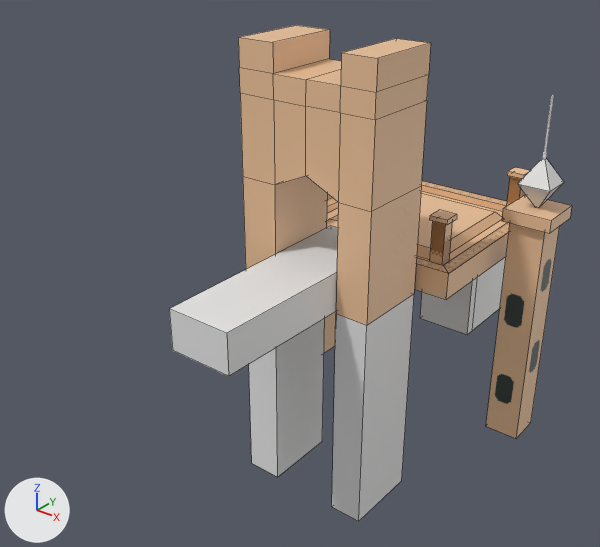
Before and after pictures for a commit that changed the Blender file Assets/Art/Models/Environment/Battlefield/mountain_blockout.blend.
Before and after are seen from a 50 mm lens placed at (37.8, -64.6, 30.6), pointed at (-3.5, -12.9, -1.5). Lighting does not change. The marker at lower left points along +X, +Y and +Z. Mesh edges are drawn as thin lines on the coarser meshes.

Script lines for the objects in view, before the commit:
```python
me_cube_006 = bpy.data.meshes.new('Cube.006')
me_cube_006.from_pydata(...)  # 16 vertices, 11 faces; spans x -2.2..2.1, y -2.2..2.2, z -11.7..11.0
me_cube_006.materials.append(mat_lateral_square_column_texture_pixel)  # picture img_lateral_square_column_texture_pixel
me_cube_011 = bpy.data.meshes.new('Cube.011')
me_cube_011.from_pydata([(10.6, 4.1, -4.5), (10.6, 4.1, -8.1), (10.2, -15.8, -4.5), (10.2, -15.8, -8.1), (4.4, 4.1, -4.5), (4.4, 4.1, -8.1), (4.6, -15.8, -4.5), (4.6, -15.8, -8.1)], [], [(0, 2, 3, 1), (2, 6, 7, 3), (6, 4, 5, 7), (4, 0, 1, 5), (2, 0, 4, 6)])
me_cube_017 = bpy.data.meshes.new('Cube.017')
me_cube_017.from_pydata([(-7.9, -8.0, -7.1), (-7.9, 8.0, -7.1), (7.8, -8.0, -7.1), (7.8, 8.0, -7.1), (-7.9, -8.0, 9.6), (-7.9, 8.0, 9.6), (7.8, 8.0, 9.6), (7.8, -8.0, 9.6)], [], [(2, 7, 4, 0), (3, 6, 7, 2), (1, 5, 6, 3), (0, 4, 5, 1)])
me_cube_017.materials.append(mat_default_material_001)  # white #e7e7e7
ob_central_altar_base = bpy.data.objects.new('central_altar_base', me_cube_017)
ob_central_altar_base.location = (0.0, 0.0, -11.19)
ob_central_altar_base.hide_set(True)
ob_central_tower_main_bridge = bpy.data.objects.new('central_tower_main_bridge', me_cube_011)
ob_central_tower_main_bridge.location = (-7.4, -13.14, 6.49)
ob_lateral_square_column_001 = bpy.data.objects.new('lateral_square_column.001', me_cube_006)
ob_lateral_square_column_001.location = (12.0, 0.41, -6.51)
# also in view: 'staircase' at (0.0, 14.4, -8.2); 'central_altar' at (0.0, 0.0, -0.3); 'central_tower_base_pillars' at (-0.1, -13.2, -11.6); 'central_tower_main_piece' at (-0.1, -13.2, 8.7); 'crystal_tower_top.001' at (11.9, 0.4, 6.7)
```
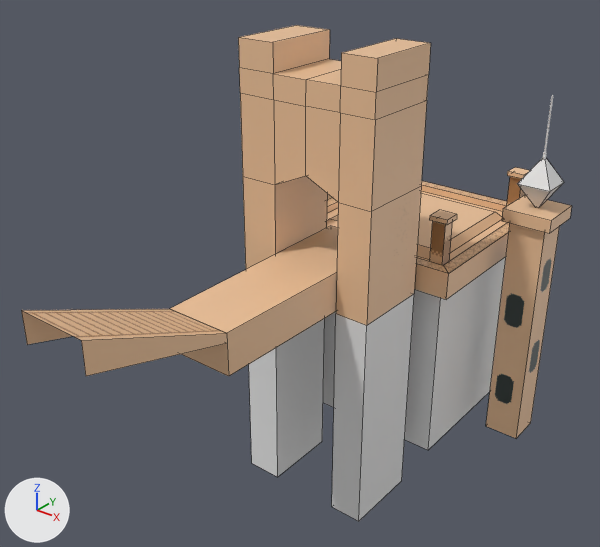
Where the change shows, as pixel boxes (x1, y1, x2, y2) in the pictures (600 x 547 px):
'central_tower_main_bridge', recoloured (white to beige): (169, 226, 338, 376) in both
'central_altar_base', shown: after (323, 257, 506, 450)
'staircase_top.001', added (beige): after (21, 309, 227, 376)
'staircase', unchanged, covered by the edit: before (420, 257, 506, 334)

What changed in the scene script:
```text
Add img_central_tower_main_bridge_pixel_texture:
    img_central_tower_main_bridge_pixel_texture = load_image('central_tower_main_bridge_pixel_texture', '_unpacked/central_tower_main_bridge_pixel_texture.png', 128, 128, 'sRGB')
Add img_staircase_top_pixel_texture_001:
    img_staircase_top_pixel_texture_001 = load_image('staircase_top_pixel_texture.001', '_unpacked/staircase_top_pixel_texture.png', 128, 128, 'sRGB')
Add mat_central_tower_main_bridge_pixel_texture:
    mat_central_tower_main_bridge_pixel_texture = principled_material('central_tower_main_bridge_pixel_texture')
    mat_central_tower_main_bridge_pixel_texture.texture = img_central_tower_main_bridge_pixel_texture  # with its transparency
Add mat_staircase_top_pixel_texture_001:
    mat_staircase_top_pixel_texture_001 = principled_material('staircase_top_pixel_texture.001')
    mat_staircase_top_pixel_texture_001.texture = img_staircase_top_pixel_texture_001  # with its transparency
Change me_cube_011:
    where me_cube_011.from_pydata(...)  # 8 vertices, 5 faces; spans x 4.4..10.6, y -15.8..4.1, z -8.1..-4.5
    add me_cube_011.materials.append(mat_central_tower_main_bridge_pixel_texture)  # picture img_central_tower_main_bridge_pixel_texture
Add me_cube_019:
    me_cube_019.from_pydata(...)  # 8 vertices, 4 faces; spans x -1.27..1.26, y -3.51..8.15, z -2.97..2.6
    me_cube_019.materials.append(mat_staircase_top_pixel_texture_001)  # picture img_staircase_top_pixel_texture_001
Change ob_central_altar_base:
    remove ob_central_altar_base.hide_set(True)
Add ob_staircase_top_001:
    ob_staircase_top_001 = bpy.data.objects.new('staircase_top.001', me_cube_019)
    ob_staircase_top_001.location = (0.0, -37.08, 4.13)
    ob_staircase_top_001.scale = (2.24, 1.0, 1.0)
```
